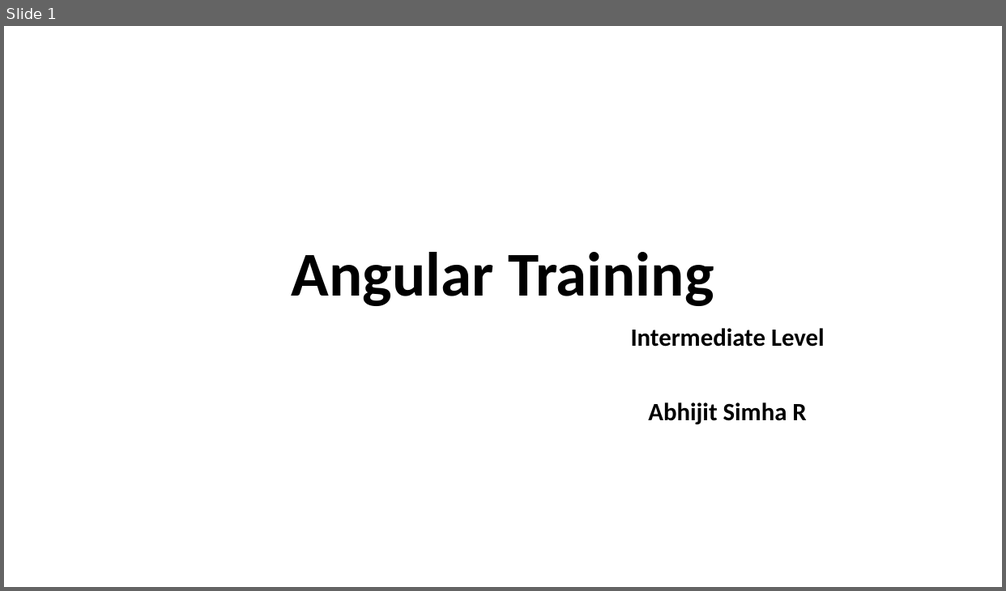
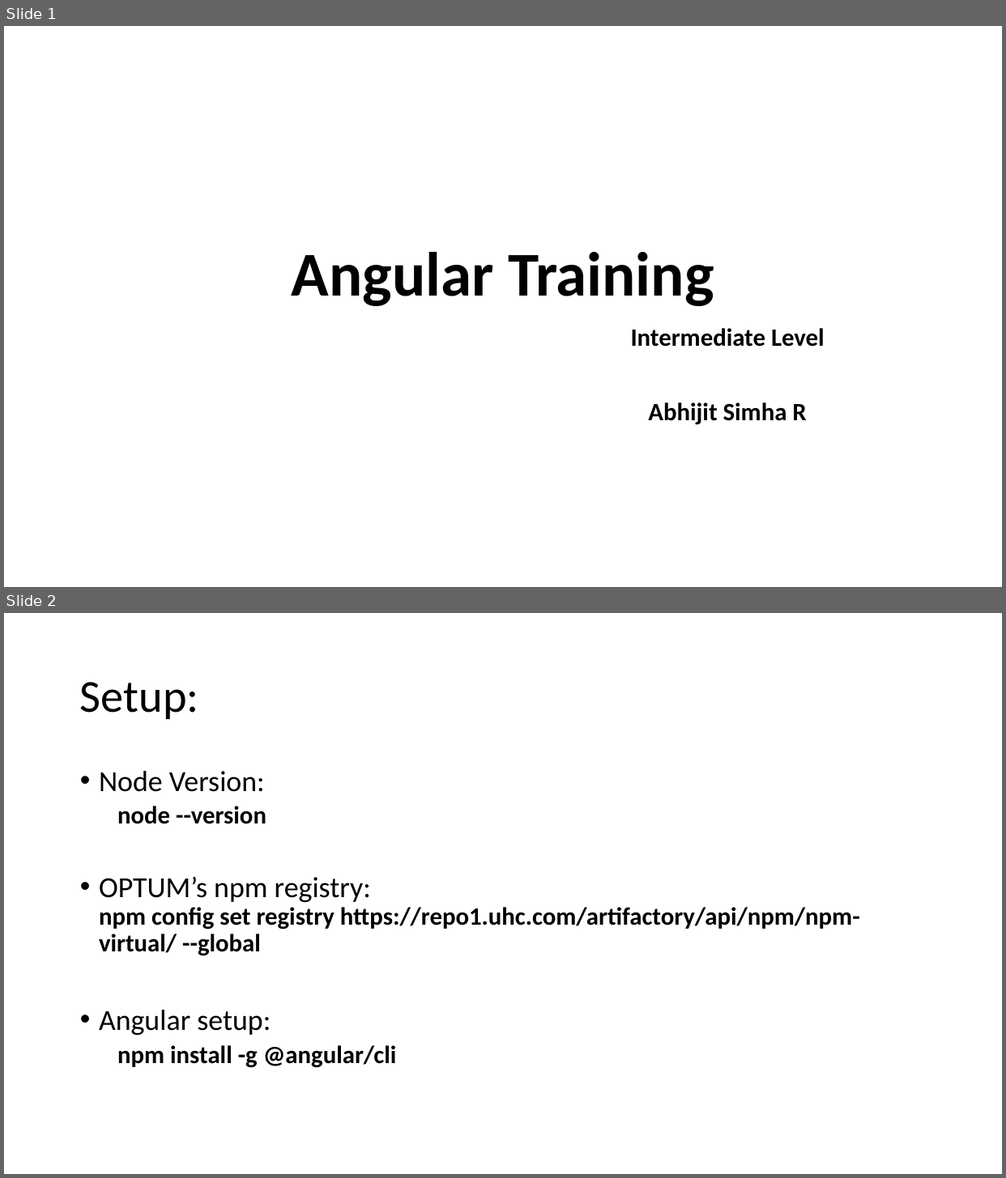
Before and after one commit to simhaabhijit/Angular-Training-Intermediate, a slide deck: Angular Intermediate Level Training PPT.pptx. Shown one above the other, each under a label of ours: slide 1 before the commit, slides 1 and 2 after it. The pictures are 1006x591 and 1006x1178 pixels, drawn with LibreOffice and Linux fonts; fonts in the diff are those of the drawing. Boxes give left, top, right and bottom in pixels: in the first picture for what was removed or moved away, otherwise in the second. Text is boxed around its words. In the diff, an @@ line names an element or a change of style, - is before the commit and + after.

```diff
--- a/Angular Intermediate Level Training PPT.pptx
+++ b/Angular Intermediate Level Training PPT.pptx
@@ slide 2 added at [4,613,1002,1174], background #FFFFFF @@
@@ title added at [80,682,199,719], 44 pt, text #000000 @@
+Setup:
@@ text added at [99,771,860,1068], 24 pt, text #000000, bold @@
+• Node Version:
+  node --version
+• OPTUM’s npm registry:
+  npm config set registry https://repo1.uhc.com/artifactory/api/npm/npm-virtual/ --global
+• Angular setup:
+  npm install -g @angular/cli
```
Also in this commit, not shown: 8 other slides added, 4 slides removed, 24 other files.
